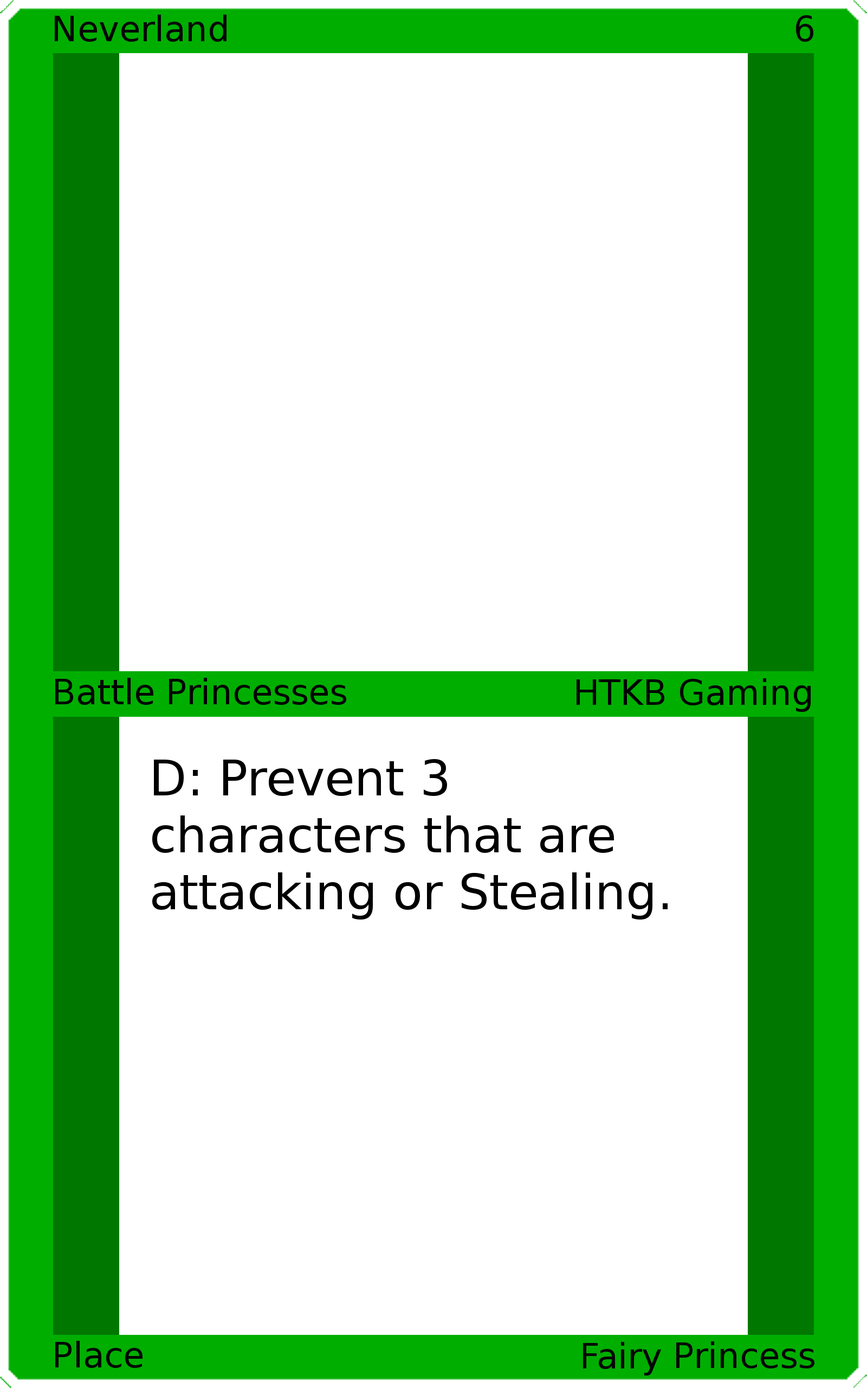
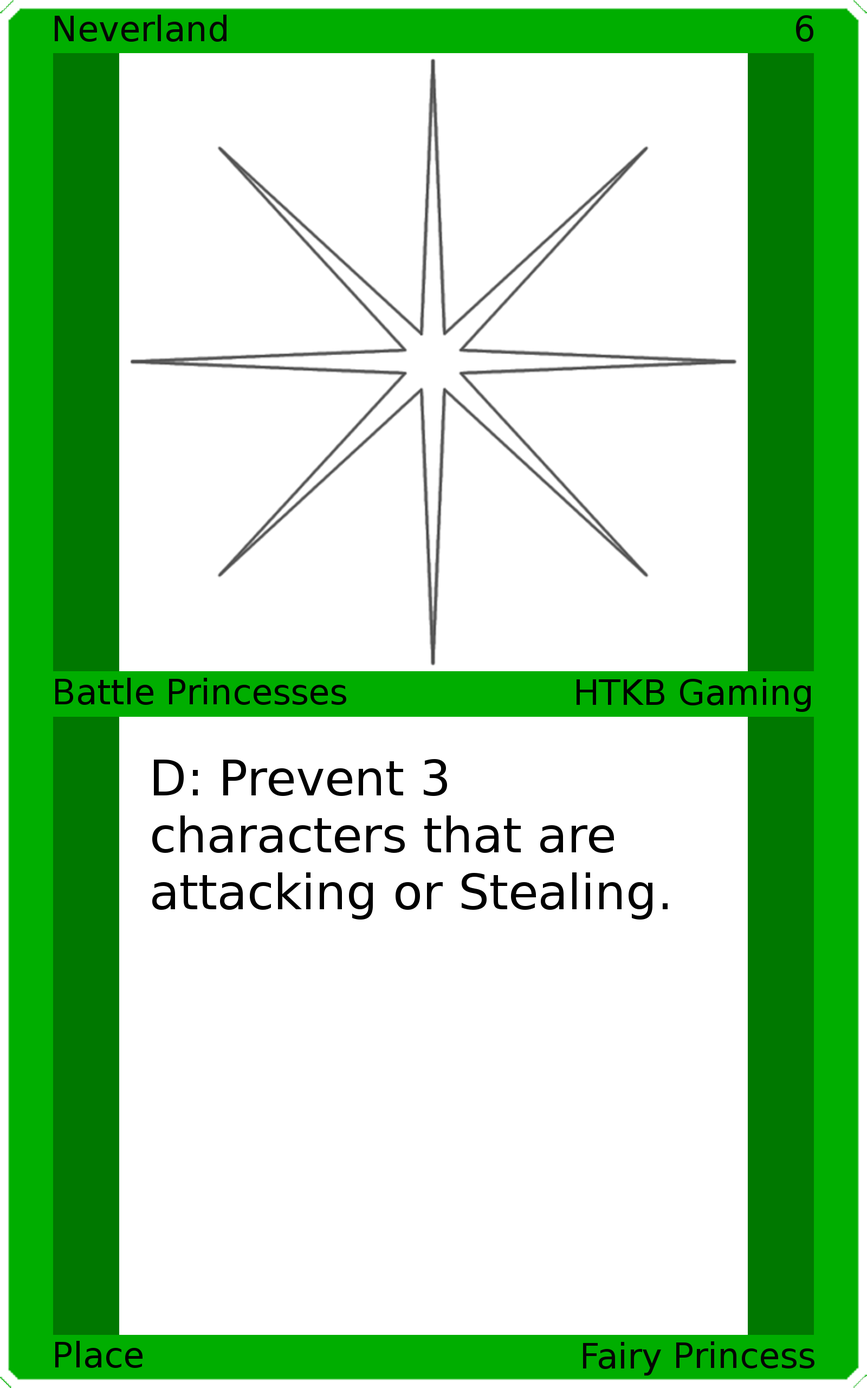
Layer changes from the first 867px x 1388px image to the second:
added layer "Art" above "Top Background" over <box>129,57,738,666</box>
